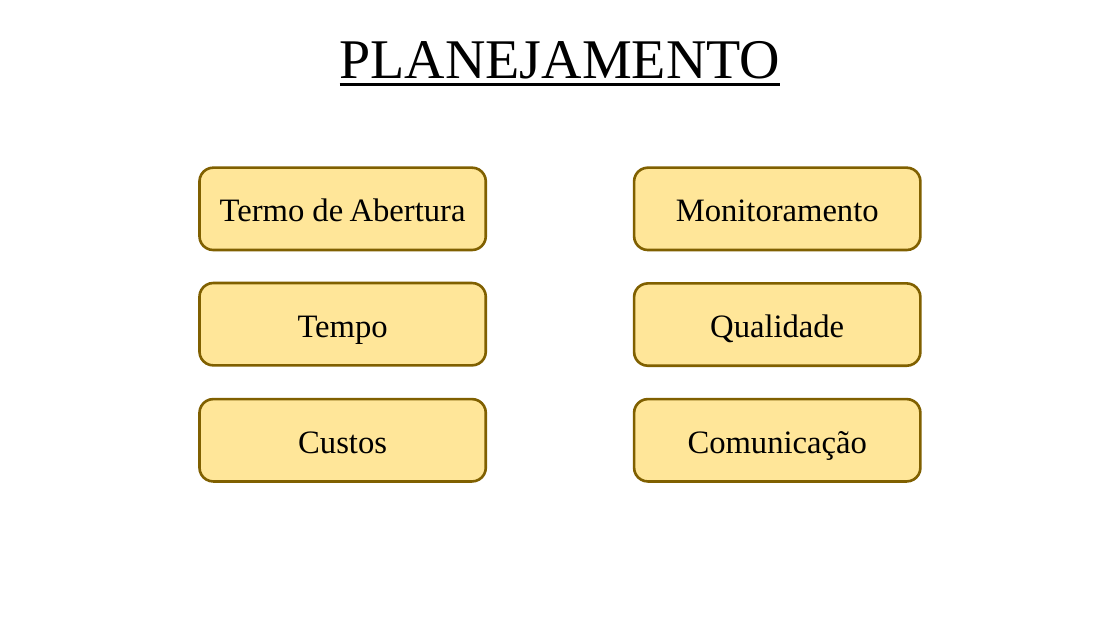
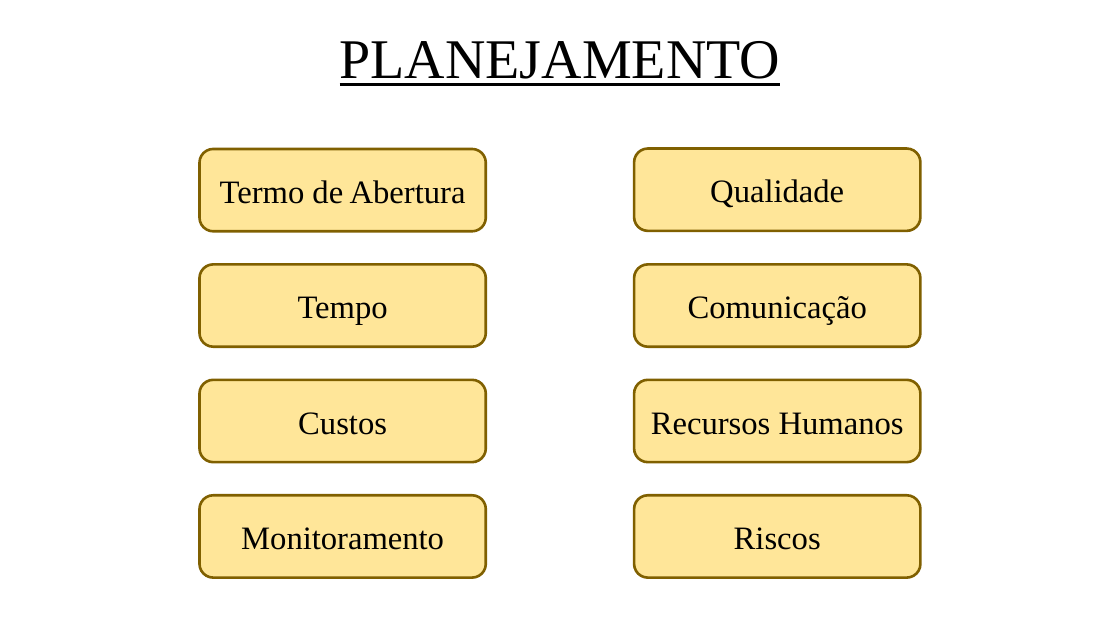
Before and after one commit to RafaelYon/Ficha-Limpa, a slide deck: slide 2 of Planejamento/PP Ficha Limpa.pptx. Drawn at 1120x630 pixels with LibreOffice and Linux fonts; fonts in the diff are those of the drawing; background and template pictures are left out. Boxes give left, top, right and bottom in pixels: in the first picture for what was removed or moved away, otherwise in the second. Text is boxed around its words. In the diff, an @@ line names an element or a change of style, - is before the commit and + after.

Commit message:
Tabela dos papéis dos recursos humanos atualizada

```diff
--- a/Planejamento/PP Ficha Limpa.pptx
+++ b/Planejamento/PP Ficha Limpa.pptx
@@ rounded rectangle "Qualidade": place and size @@
-rounded rectangle "Qualidade" at box(634, 283, 921, 365)
+rounded rectangle "Qualidade" at box(634, 149, 921, 231)
@@ rounded rectangle "Comunicação": place and size @@
-rounded rectangle "Comunicação" at box(634, 399, 921, 481)
+rounded rectangle "Comunicação" at box(634, 265, 921, 347)
@@ 3 rounded rectangles: place and size @@
-3 rounded rectangles at box(200, 168, 486, 481)
+3 rounded rectangles at box(200, 149, 486, 462)
@@ rounded rectangle added at box(634, 380, 921, 462), fill #FFE699, outline #806000 2.25 pt, 28 pt, text #000000 @@
+Recursos Humanos
@@ rounded rectangle "Monitoramento": place and size @@
-rounded rectangle "Monitoramento" at box(634, 168, 921, 250)
+rounded rectangle "Monitoramento" at box(200, 496, 486, 578)
@@ rounded rectangle added at box(634, 496, 921, 578), fill #FFE699, outline #806000 2.25 pt, 28 pt, text #000000 @@
+Riscos
```
Also in this commit, not shown: 5 other slides changed, 3 slides added, 3 other files.
